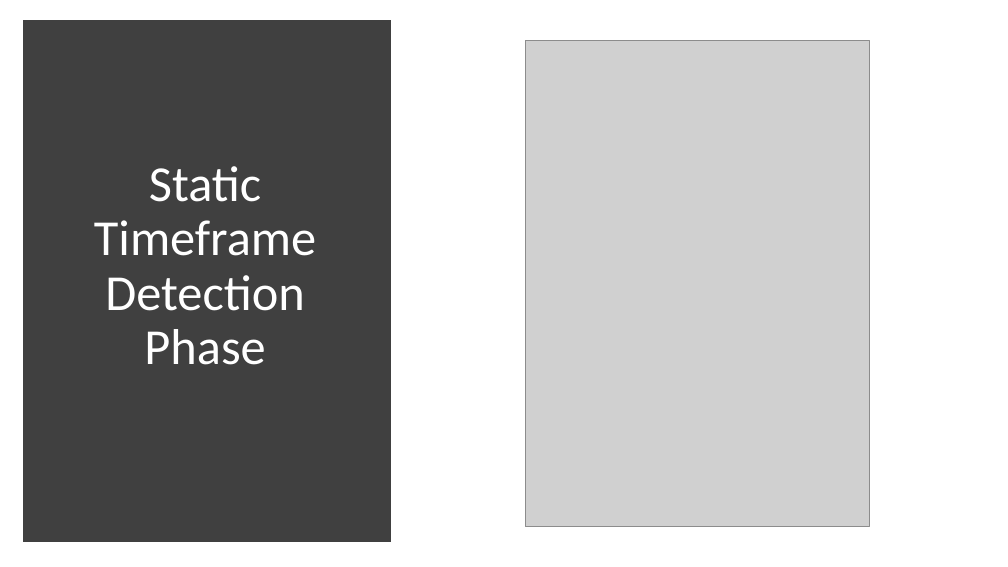
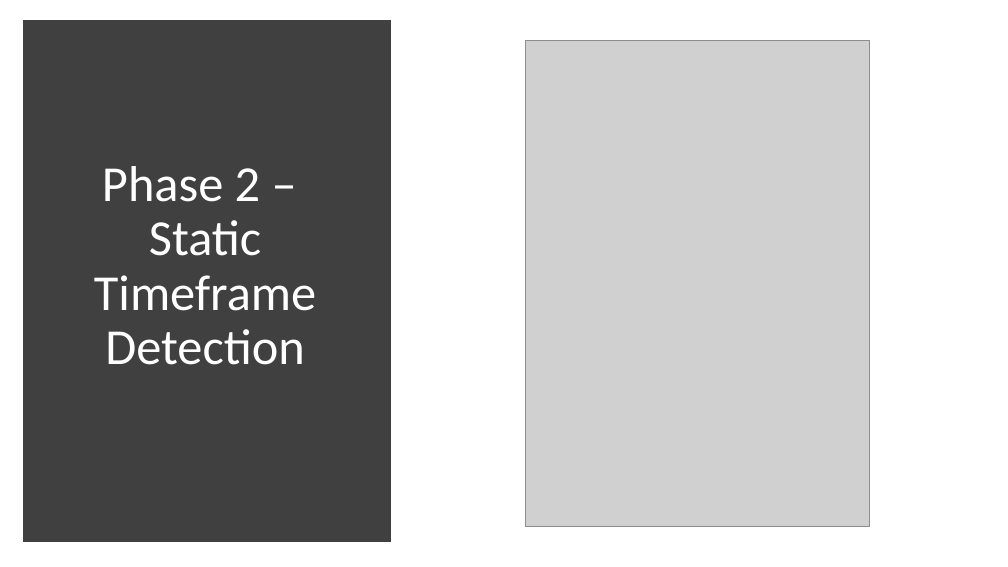
Before and after one commit to lleuch18/P9, a slide deck: slide 8 of Eksamensforberedelse/Fremlæggelse.pptx. Drawn at 1008x567 pixels with LibreOffice and Linux fonts; fonts in the diff are those of the drawing; grey boxes stand for pictures. Boxes give left, top, right and bottom in pixels: in the first picture for what was removed or moved away, otherwise in the second. Text is boxed around its words. In the diff, an @@ line names an element or a change of style, - is before the commit and + after.

```diff
--- a/Eksamensforberedelse/Fremlæggelse.pptx
+++ b/Eksamensforberedelse/Fremlæggelse.pptx
@@ title at (x1=94, y1=166, x2=316, y2=365): text changed @@
-Static Timeframe Detection Phase
+Phase 2 –
+Static Timeframe Detection
```
Also in this commit, not shown: 10 other slides changed, 14 slides added, 3 slides removed, 4 other files.
